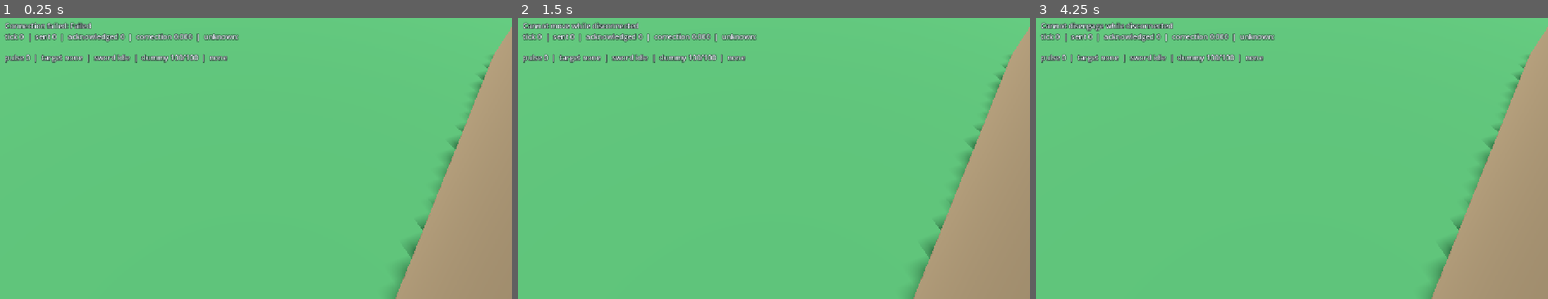
Above: before the commit, frames 1-3 (left to right).
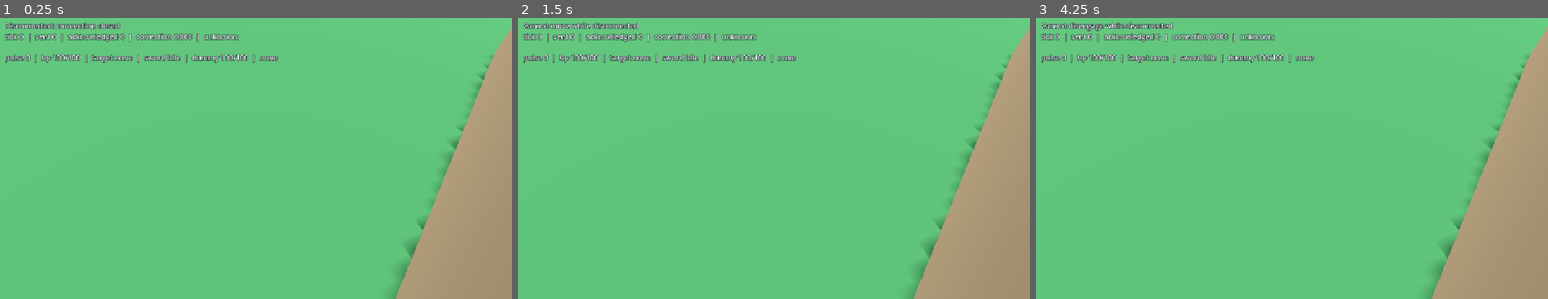
Above: after the commit, the same moments.

Repository: mywyau/arcana
Game: Godot game, scene res://scenes/main.tscn
Same seed, same stepped clock (60 frames per second), same inputs: the game is played once before the commit and once after it.
Inputs (mouse positions are in pixels of both pictures, inside the frame that each line leads up to):
- Up to frame 1 (0.25 s): no input
- Up to frame 2 (1.5 s): tap Enter at 0.5 s; move the mouse to (886, 138) at 0.52 s; click (886, 138) at 0.67 s; tap Space at 1.25 s; move the mouse to (671, 169) at 1.27 s; click (671, 169) at 1.42 s
- Up to frame 3 (4.25 s): tap Enter at 2, 3.5 s; move the mouse to (1343, 91) at 2.02 s; click (1343, 91) at 2.17 s; tap Space at 2.75 s; move the mouse to (1266, 211) at 2.77 s; click (1266, 211) at 2.92 s; move the mouse to (1445, 197) at 3.52 s; click (1445, 197) at 3.67 s; tap Escape at 4.15 s

The runs differ from the first frame. In frame 1, 1.1% of the frame differs, in the area x 1-55%, y 1-17%; in frame 2, 0.8%; in frame 3, 0.8%.

Commit message:
implement combat loop

Diff:
--- a/client/scenes/main.tscn
+++ b/client/scenes/main.tscn
@@ -242,5 +242,5 @@
 
 [node name="Combat" type="Label" parent="UI/CombatMargin" unique_id=15976531]
 layout_mode = 2
-text = "pulse 0  |  target none  |  sword idle  |  dummy 100/100  |  none"
+text = "pulse 0  |  hp 100/100  |  target none  |  sword idle  |  dummy 100/100  |  none"
 label_settings = SubResource("StatusLabelSettings")
--- a/client/scenes/player.tscn
+++ b/client/scenes/player.tscn
@@ -44,3 +44,13 @@
 [node name="Hilt" type="MeshInstance3D" parent="VisualRoot/SwordPivot"]
 position = Vector3(0, 0.08, 0)
 mesh = SubResource("SwordHiltMesh")
+
+[node name="DamageLabel" type="Label3D" parent="."]
+position = Vector3(0, 2.1, 0)
+visible = false
+modulate = Color(1, 0.25, 0.18, 1)
+text = "-15"
+font_size = 48
+outline_size = 10
+billboard = 1
+no_depth_test = true
--- a/client/scripts/main.gd
+++ b/client/scripts/main.gd
@@ -32,6 +32,12 @@
 var _action_pulse: int = 0
 var _dummy_health: int = 100
 var _dummy_maximum_health: int = 100
+var _dummy_defeated: bool = false
+var _dummy_respawn_at_pulse: int = 0
+var _player_health: int = 100
+var _player_maximum_health: int = 100
+var _player_defeated: bool = false
+var _player_respawn_at_pulse: int = 0
 var _player_views: Dictionary = {}
 var _last_combat_event_id: int = 0
 var _combat_events_initialized: bool = false
@@ -50,7 +56,7 @@
 	if event is InputEventKey:
 		var key_event := event as InputEventKey
 		if key_event.pressed and not key_event.echo and key_event.keycode == KEY_ESCAPE:
-			if network.send_disengage(_next_action_sequence):
+			if not _player_defeated and network.send_disengage(_next_action_sequence):
 				_next_action_sequence += 1
 				_update_combat_label()
 			get_viewport().set_input_as_handled()
@@ -59,6 +65,8 @@
 		return
 	var mouse_event := event as InputEventMouseButton
 	if not mouse_event.pressed or mouse_event.button_index != MOUSE_BUTTON_LEFT:
+		return
+	if _player_defeated:
 		return
 
 	_pending_click = mouse_event.position
@@ -151,6 +159,9 @@
 		var dummy: Dictionary = dummy_data
 		_dummy_health = int(dummy.get("health", _dummy_health))
 		_dummy_maximum_health = int(dummy.get("maximum_health", _dummy_maximum_health))
+		_dummy_defeated = bool(dummy.get("defeated", false))
+		_dummy_respawn_at_pulse = int(dummy.get("respawn_at_pulse", 0))
+		target_dummy.set_defeated(_dummy_defeated)
 		var dummy_position_data: Variant = dummy.get("position", {})
 		if typeof(dummy_position_data) == TYPE_DICTIONARY:
 			var dummy_position: Dictionary = dummy_position_data
@@ -209,12 +220,17 @@
 			acknowledged_sequence,
 			_next_sequence - 1,
 		)
+		view.set_defeated(bool(player_data.get("defeated", false)))
 		if id == _local_player_id:
 			_last_action_sequence = int(player_data.get("last_action_sequence", 0))
 			_last_action_result = str(player_data.get("last_action_result", "none"))
 			_combat_target = str(player_data.get("combat_target", ""))
 			_next_attack_pulse = int(player_data.get("next_attack_pulse", 0))
 			_auto_approaching = bool(player_data.get("auto_approaching", false))
+			_player_health = int(player_data.get("health", _player_health))
+			_player_maximum_health = int(player_data.get("maximum_health", _player_maximum_health))
+			_player_defeated = bool(player_data.get("defeated", false))
+			_player_respawn_at_pulse = int(player_data.get("respawn_at_pulse", 0))
 			if _last_action_result.is_empty():
 				_last_action_result = "none"
 			var navigation_data: Variant = player_data.get("navigation_location", {})
@@ -271,16 +287,20 @@
 		_last_combat_event_id = event_id
 		if str(event.get("type", "")) != "damage":
 			continue
-		if str(event.get("target_id", "")) != "dummy":
-			continue
-
 		var source_id: String = str(event.get("source_id", ""))
+		var target_id: String = str(event.get("target_id", ""))
+		var amount: int = int(event.get("amount", 0))
 		var source: PlayerView = _player_views.get(source_id)
-		if source == null:
-			continue
-		var amount: int = int(event.get("amount", 0))
-		source.play_sword_attack(target_dummy.global_position)
-		target_dummy.play_hit(amount, source.global_position)
+		var target: PlayerView = _player_views.get(target_id)
+		if target_id == "dummy":
+			if source == null:
+				continue
+			source.play_sword_attack(target_dummy.global_position)
+			target_dummy.play_hit(amount, source.global_position)
+		elif target != null:
+			if source != null:
+				source.play_sword_attack(target.global_position)
+			target.play_hit(amount)
 
 
 func _on_server_error(code: String, message: String) -> void:
@@ -293,15 +313,21 @@
 
 func _update_combat_label() -> void:
 	var state: String = "queued" if _last_action_sequence < _next_action_sequence - 1 else _last_action_result
+	if _player_defeated:
+		state = "respawn in %d" % maxi(0, _player_respawn_at_pulse - _action_pulse)
 	var target: String = _combat_target if not _combat_target.is_empty() else "none"
 	var cadence: String = "next %d" % _next_attack_pulse if _next_attack_pulse > 0 else "idle"
 	if _auto_approaching:
 		cadence = "approaching"
-	combat_label.text = "pulse %d  |  target %s  |  sword %s  |  dummy %d/%d  |  %s" % [
+	var dummy_state: String = "%d/%d" % [_dummy_health, _dummy_maximum_health]
+	if _dummy_defeated:
+		dummy_state = "respawn in %d" % maxi(0, _dummy_respawn_at_pulse - _action_pulse)
+	combat_label.text = "pulse %d  |  hp %d/%d  |  target %s  |  sword %s  |  dummy %s  |  %s" % [
 		_action_pulse,
+		_player_health,
+		_player_maximum_health,
 		target,
 		cadence,
-		_dummy_health,
-		_dummy_maximum_health,
+		dummy_state,
 		state,
 	]
--- a/client/scripts/player_view.gd
+++ b/client/scripts/player_view.gd
@@ -10,6 +10,7 @@
 @onready var visual_root: Node3D = $VisualRoot
 @onready var mesh: MeshInstance3D = $VisualRoot/Mesh
 @onready var sword_pivot: Node3D = $VisualRoot/SwordPivot
+@onready var damage_label: Label3D = $DamageLabel
 
 var _is_local: bool = false
 var _has_position: bool = false
@@ -19,6 +20,10 @@
 var _pending_correction: Vector3
 var _last_route_sequence: int = -1
 var _attack_tween: Tween
+var _hit_tween: Tween
+var _body_material: StandardMaterial3D
+var _rest_color: Color
+var _defeated: bool = false
 
 
 func _process(delta: float) -> void:
@@ -91,6 +96,8 @@
 
 
 func play_sword_attack(target_position: Vector3) -> void:
+	if _defeated:
+		return
 	var flat_target := Vector3(target_position.x, global_position.y, target_position.z)
 	if global_position.distance_squared_to(flat_target) > 0.001:
 		visual_root.look_at(flat_target, Vector3.UP, true)
@@ -106,9 +113,43 @@
 	_attack_tween.tween_property(sword_pivot, "rotation_degrees:z", -55.0, 0.22)
 
 
+func play_hit(damage: int) -> void:
+	if _hit_tween != null:
+		_hit_tween.kill()
+	visual_root.scale = Vector3.ONE
+	damage_label.text = "-%d" % damage
+	damage_label.position = Vector3(0.0, 2.1, 0.0)
+	damage_label.modulate = Color(1.0, 0.25, 0.18, 1.0)
+	damage_label.visible = true
+	if _body_material != null:
+		_body_material.albedo_color = Color(1.0, 0.9, 0.82, 1.0)
+
+	_hit_tween = create_tween()
+	_hit_tween.set_parallel(true)
+	_hit_tween.tween_property(visual_root, "scale", Vector3(1.08, 0.88, 1.08), 0.08)
+	_hit_tween.tween_property(visual_root, "scale", Vector3.ONE, 0.14).set_delay(0.08)
+	_hit_tween.tween_property(damage_label, "position:y", 2.8, 0.55)
+	_hit_tween.tween_property(damage_label, "modulate:a", 0.0, 0.55).set_delay(0.15)
+	if _body_material != null:
+		_hit_tween.tween_property(_body_material, "albedo_color", _rest_color, 0.18)
+	_hit_tween.chain().tween_callback(func() -> void: damage_label.visible = false)
+
+
+func set_defeated(defeated: bool) -> void:
+	if _defeated == defeated:
+		return
+	_defeated = defeated
+	visual_root.rotation_degrees.z = 90.0 if defeated else 0.0
+	sword_pivot.visible = not defeated
+	if defeated:
+		_predicted_path.clear()
+		_pending_correction = Vector3.ZERO
+
+
 func set_local_player(is_local: bool) -> void:
 	_is_local = is_local
-	var material := StandardMaterial3D.new()
-	material.albedo_color = Color("58d68d") if is_local else Color("5dade2")
-	material.roughness = 0.8
-	mesh.material_override = material
+	_rest_color = Color("58d68d") if is_local else Color("5dade2")
+	_body_material = StandardMaterial3D.new()
+	_body_material.albedo_color = _rest_color
+	_body_material.roughness = 0.8
+	mesh.material_override = _body_material
--- a/client/scripts/target_dummy.gd
+++ b/client/scripts/target_dummy.gd
@@ -6,9 +6,12 @@
 @onready var visual: Node3D = $Visual
 @onready var mesh: MeshInstance3D = $Visual/Mesh
 @onready var damage_label: Label3D = $DamageLabel
+@onready var target_body: StaticBody3D = $TargetBody
+@onready var collision_shape: CollisionShape3D = $TargetBody/CollisionShape3D
 
 var _material: StandardMaterial3D
 var _hit_tween: Tween
+var _defeated: bool = false
 
 
 func _ready() -> void:
@@ -48,3 +51,14 @@
 	if _material != null:
 		_hit_tween.tween_property(_material, "albedo_color", REST_COLOR, 0.18)
 	_hit_tween.chain().tween_callback(func() -> void: damage_label.visible = false)
+
+
+func set_defeated(defeated: bool) -> void:
+	if _defeated == defeated:
+		return
+	_defeated = defeated
+	visual.rotation_degrees.z = 90.0 if defeated else 0.0
+	target_body.collision_layer = 0 if defeated else 8
+	collision_shape.set_deferred("disabled", defeated)
+	if not defeated and _material != null:
+		_material.albedo_color = REST_COLOR
Not shown, changed: server/internal/protocol/message.go
Not shown, changed: server/internal/simulation/combat.go
Not shown, changed: server/internal/simulation/combat_test.go
Not shown, changed: server/internal/simulation/world.go
Not shown, changed: server/internal/transport/websocket/handler.go
Not shown, changed: server/internal/transport/websocket/handler_test.go
